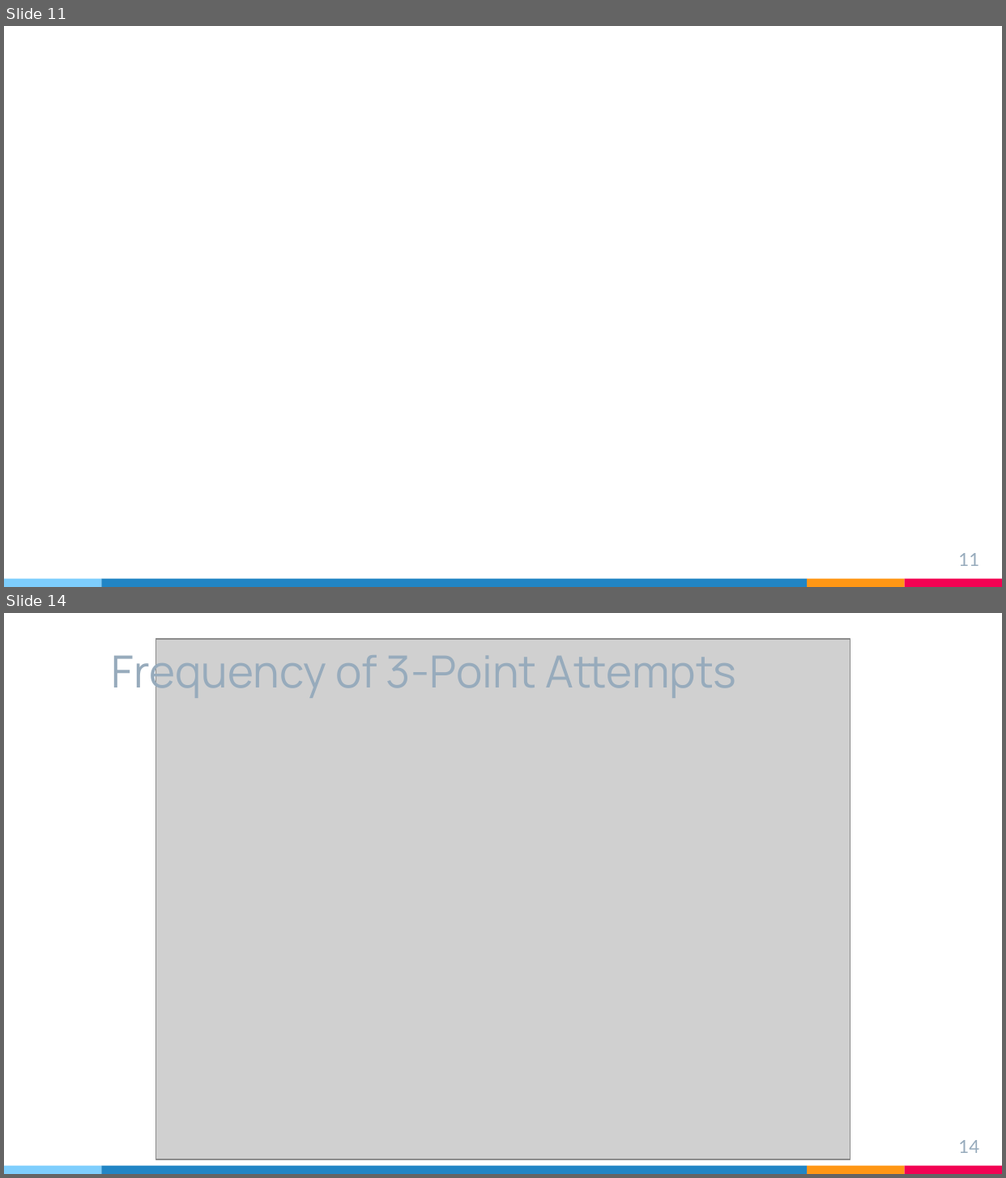
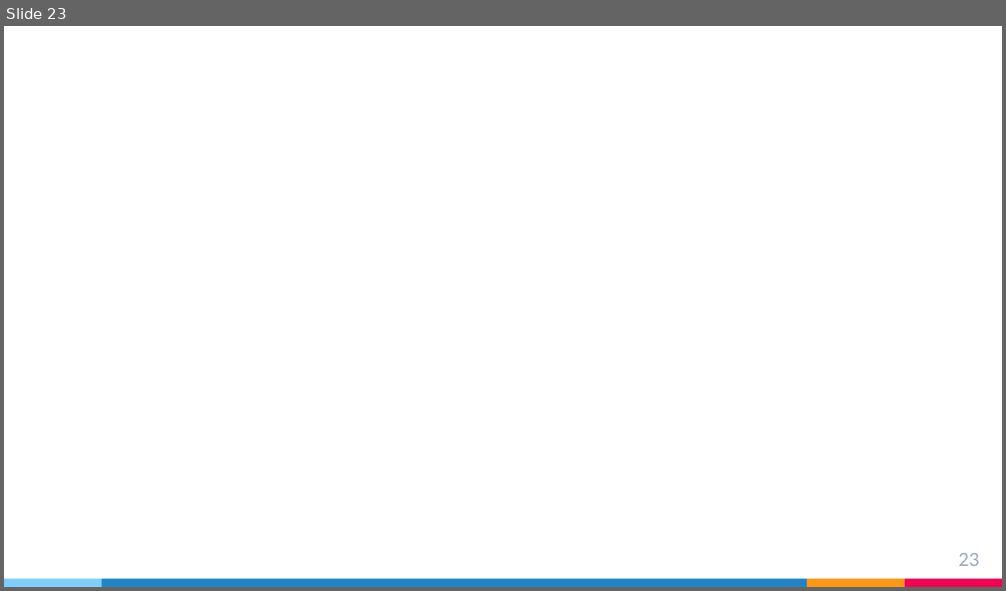
Before and after one commit to rsandbe1/R_project, a slide deck: R_project_presentation.pptx. Shown one above the other, each under a label of ours: slides 11 and 14 before the commit, slide 23 after it; the slides between them are not shown. The pictures are 1006x1178 and 1006x591 pixels, drawn with LibreOffice and Linux fonts; fonts in the diff are those of the drawing; grey boxes stand for pictures. Boxes give left, top, right and bottom in pixels: in the first picture for what was removed or moved away, otherwise in the second. Text is boxed around its words. In the diff, an @@ line names an element or a change of style, - is before the commit and + after.

```diff
--- a/R_project_presentation.pptx
+++ b/R_project_presentation.pptx
@@ slide 14 removed at (4,613,1002,1174), background #FFFFFF; not listed: 4 template elements that a slide beside it also shows @@
@@ text removed at (112,646,737,700) @@
-Frequency of 3-Point Attempts
@@ picture removed at (155,639,850,1160) @@
@@ page number removed at (958,1140,979,1153) @@
-14
@@ what was slide 11 is now slide 23 @@
@@ page number at (958,553,979,566): text changed @@
-11
+23
```
Also in this commit, not shown: 3 slides changed, 14 slides added, 22 other slides removed, 19 other files.
